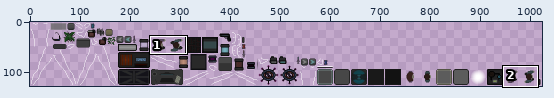
A sprite sheet gets an edit: res/gfx/graphics.png. Above, an overview of the earlier version with the close-up marked.
Close-up. Before the commit:
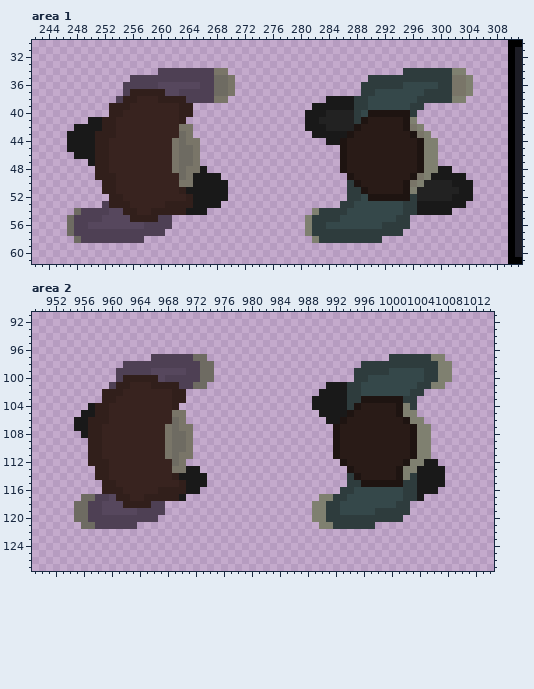
The file is 1024x128 pixels. Pixels under 10% opacity are left out. Colours within 5 levels of each other are drawn and written as one. Shown: area 1: x 242..311, y 30..61; area 2: x 949..1014, y 91..127. The commit also changed other parts of the picture, which this record leaves out.
After the commit:
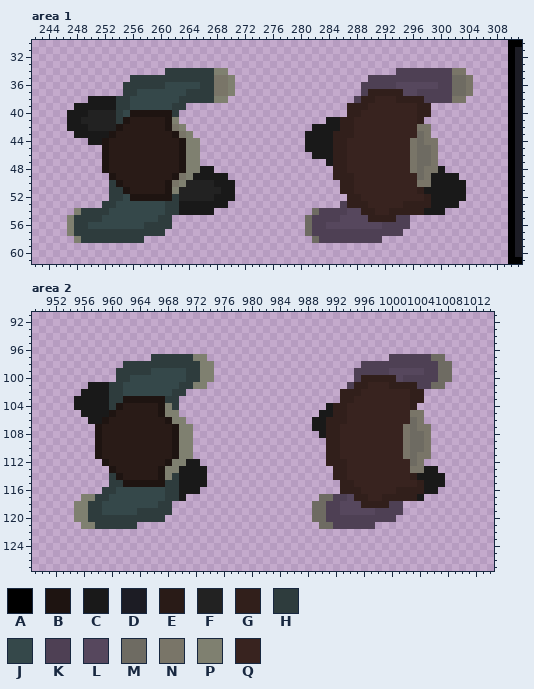
Palette (. is transparent): A #000000  B #1e1411  C #191919  D #1c1c24  E #291b17  F #222222  G #311f1b  H #2e3c3d  J #35484a  K #4e4054  L #56475d  M #6e6b62  N #797568  P #7f8070  Q #38231f
Diff:
Changed rows in their new state; - is an unchanged pixel.
Area 1:
first column x 247:
34 -------------.HHHHHHHPP------------------------KKKKKKKKNN-
35 ---------HHHHHHHHHHHHNNP-------------------KKKKKKKKKKKKMMN
36 --------HHHHHHJJJJJHHNNP------------------KKKKKLLLLLLKKMMN
37 --------HHJJJJJJJHHHHNNP------------------KGGGGGLLKKKKKMMN
38 ---CCCCHHJJJJJJJHHHHHPP--------------....KGGQQQGGGGKKKKNN-
39 -CCCCCCHHJJJJJJHH.-----------------.....GGGQQQQQQQGG------
40 CCCFFFFHJBBBBBBH..----------------......GGQQQQQQQQGG------
41 CCFFFFFHBEEEEEBP.-----------------...CCGGQQQQQQQQQG-------
42 C--FFFFBEEEEEEBNP.----------------.--CCGGQQQQQQQQQNN------
43 .---CCBEEEEEEEEBNP----------------C---GGGQQQQQQQQQMN------
44 ...-CBEEEEEEEEEEBPP---------------CCC-GGQQQQQQQQQNMNN-----
45 .....BEEEEEEEEEEBPP---------------CCCCGGQQQQQQQQQNMMN-----
46 -....BEEEEEEEEEEBPP----------------CCCGGQQQQQQQQQNMMN-----
47 ---..BEEEEEEEEEEBPP------------------CGGQQQQQQQQQNMMN-----
48 ----.BEEEEEEEEEEBPP-C-----------------GGQQQQQQQQQNMNN-.---
49 ----..BEEEEEEEEBNP----C---------------GGGQQQQQQQQQMN----.-
50 -----.HBEEEEEEBNPFFFF--C---------------GGQQQQQQQQQNNCCC--.
51 -----.HHBEEEEEBPFFFFFF-C---------------GGQQQQQQQQQGCCCCC-.
52 ------HHJBBBBBBHFFFFF--C----------------GGQQQQQQQQQGCCC--.
53 -----HHJJJJJJJHHCC----C----------------KGGGQQQQQGGGG----.-
54 -PHHHHJJJJJJJJHHC---C--------------MKKKKLLGGQQGGGGG---.---
55 PHHHHJJJJJJJJHH-------------------MKKKKLLLLGGGGKK---------
56 PHHJJJJJJJJHHHH-------------------MKKLLLLLLLLKKKK---------
57 PHHHHHHHHHHHHH--------------------MKKKKKKKKKKKKK----------
58 -PHHHHHHHHH------------------------MKKKKKKKKK-------------
Area 2:
first column x 955:
 97 -----------HHHHHHPP--------------------------KKKKKKMM-
 98 -------HHHHHHHHHHHPP---------------------KKKKKKKKKKKMM
 99 ------HHHHHJJJJJHHPP--------------------KKKKKLLLLLKKMM
100 ------HHJJJJJJJJHHPP--------------------KGGGGGLKKKKKMM
101 --CCCHHJJJJJJJJHHPP-----------------...KGGQQQGGGGKKMM-
102 -CCCCHHJJJJJJJHH-------------------...GGGQQQQQQQGG----
103 CCCCCHHBBBBBBHH.------------------....GGQQQQQQQQGG----
104 CC-CCHBEEEEEBPH-------------------..-GGQQQQQQQQQG-----
105 ---CCBEEEEEEBPP.---------------------GGQQQQQQQQQNN----
106 ..CCBEEEEEEEEBPP------------------CCGGGQQQQQQQQQMN----
107 ...BEEEEEEEEEEBPP-----------------CCGGQQQQQQQQQNMNN---
108 -..BEEEEEEEEEEBPP------------------CGGQQQQQQQQQNMMN---
109 --.BEEEEEEEEEEBPP-------------------GGQQQQQQQQQNMMN---
110 --.BEEEEEEEEEEBPP-------------------GGQQQQQQQQQNMMN---
111 --.BEEEEEEEEEEBPP-------------------GGQQQQQQQQQNMNN---
112 --..BEEEEEEEEBPPCC------------------GGGQQQQQQQQQMN..--
113 ---..BEEEEEEBPPC--C------------------GGQQQQQQQQQNN--.-
114 ---..HBEEEEEBPH----------------------GGQQQQQQQQQG-----
115 ----.HHBBBBBBHHC----------------------GGQQQQQQQQQG----
116 ----HHJJJJJJJHHC----------------------GGGQQQQQGGGG----
117 -PPHHJJJJJJJJHH--------------------MMKKLGGQQGGGGG-----
118 PPHHJJJJJJJJHH--------------------MMKKLLLGGGGKK.------
119 PPHHJJJJJHHHHH--------------------MMKKLLLLLKKKK.------
120 PPHHHHHHHHHHH---------------------MMKKKKKKKKKK.-------
121 -PPHHHHHH--------------------------MMKKKKKK-----------
Pixel boxes of the changes (left, top, right, bottom) in both close-ups:
changed: (67, 68, 235, 243)
changed: (305, 68, 473, 243)
changed: (74, 354, 214, 529)
changed: (312, 354, 452, 529)
